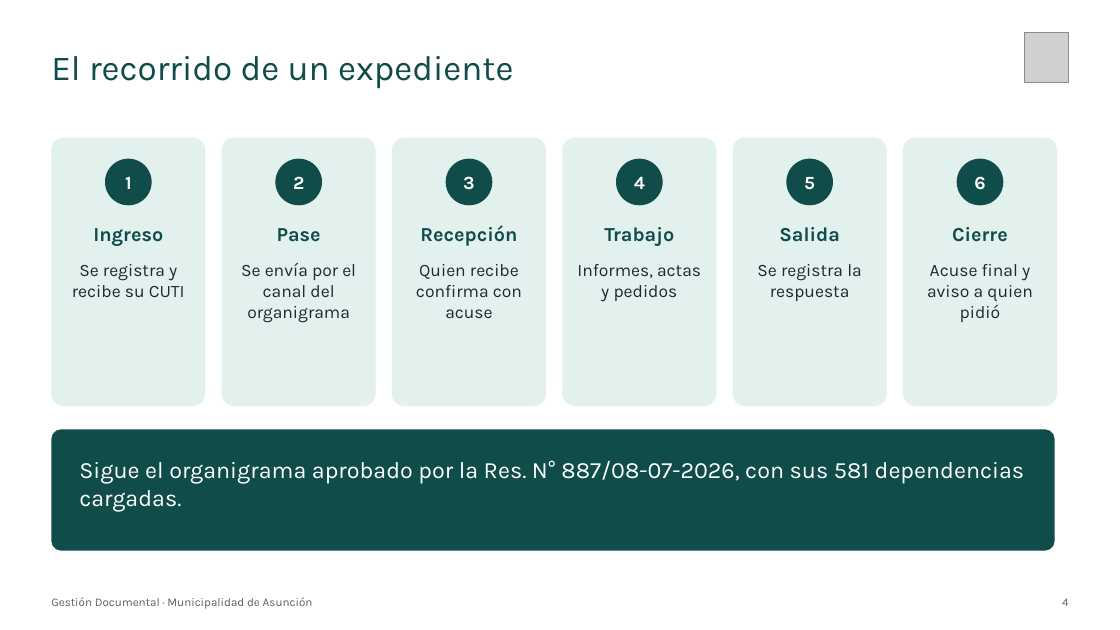
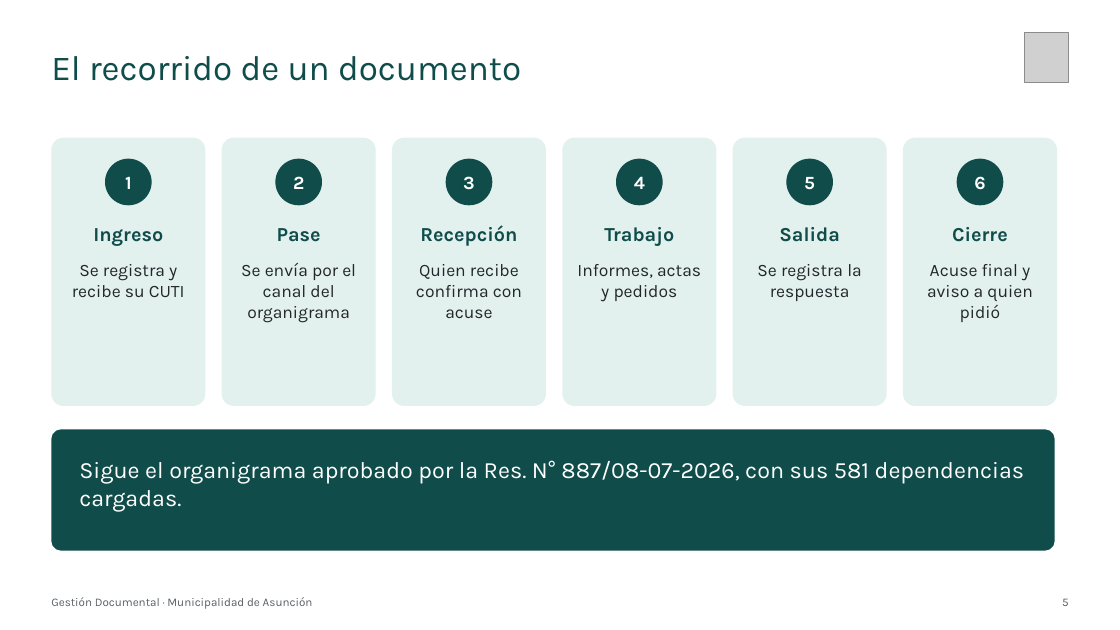
Before and after one commit to YumitoAcosta7/gestion-documental, a slide deck: slide 5 of docs/material/Presentacion-Gestion-Documental.pptx (slide 4 before the commit). Drawn at 1120x630 pixels with LibreOffice and Linux fonts; fonts in the diff are those of the drawing; grey boxes stand for pictures. Boxes give left, top, right and bottom in pixels: in the first picture for what was removed or moved away, otherwise in the second. Text is boxed around its words. In the diff, an @@ line names an element or a change of style, - is before the commit and + after.

```diff
--- a/docs/material/Presentacion-Gestion-Documental.pptx
+++ b/docs/material/Presentacion-Gestion-Documental.pptx
@@ title at box(51, 56, 521, 81): text changed @@
-El recorrido de un expediente
+El recorrido de un documento
@@ text at box(1062, 598, 1069, 606): text changed @@
-4
+5
```
Also in this commit, not shown: 11 other slides changed, 3 slides added, 27 other files.
